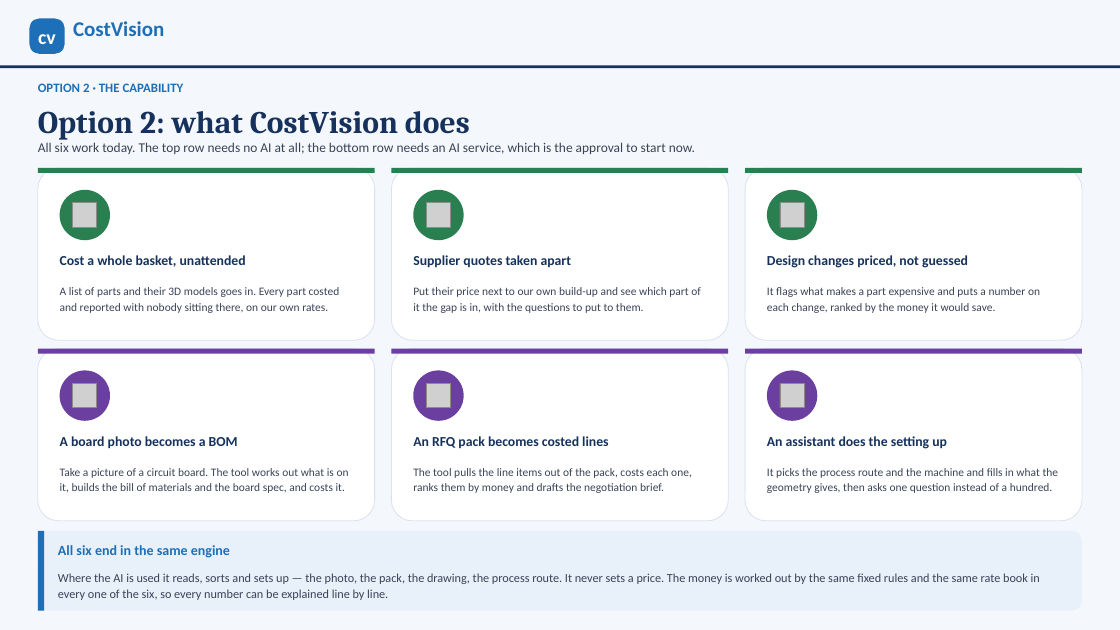
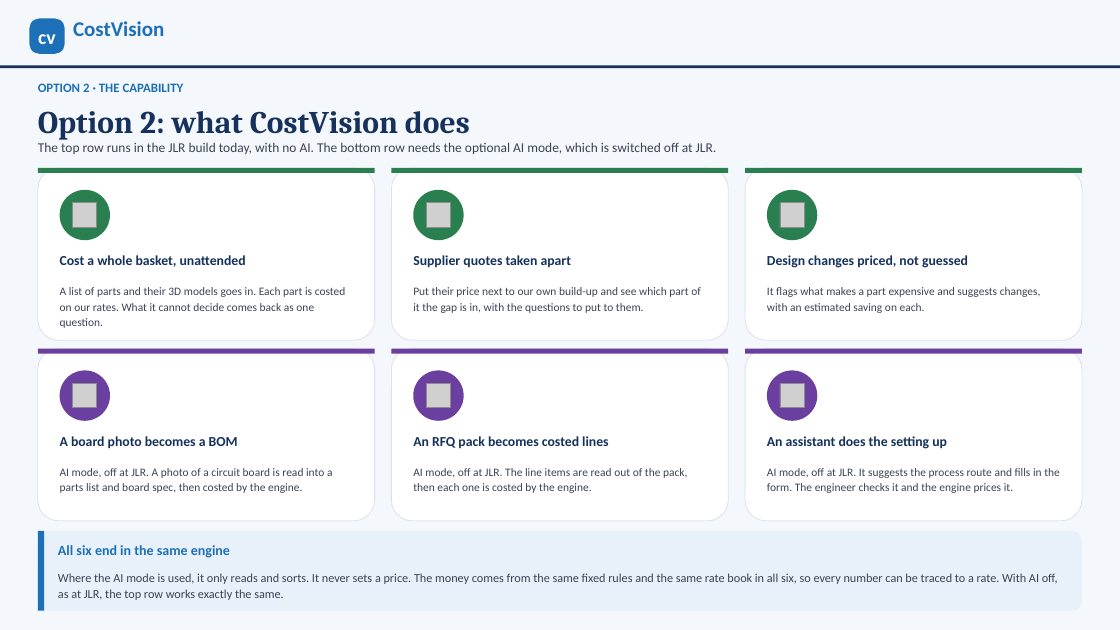
Before and after one commit to bhosaleavinash546/leamington-marathi, a slide deck: slide 3 of CostVision-CAPEE-Business-Case.pptx. Drawn at 1120x630 pixels with LibreOffice and Linux fonts; fonts in the diff are those of the drawing; grey boxes stand for pictures. Boxes give left, top, right and bottom in pixels: in the first picture for what was removed or moved away, otherwise in the second. Text is boxed around its words. In the diff, an @@ line names an element or a change of style, - is before the commit and + after.

```diff
--- a/CostVision-CAPEE-Business-Case.pptx
+++ b/CostVision-CAPEE-Business-Case.pptx
@@ text at [38, 142, 717, 154]: text changed @@
-All six work today. The top row needs no AI at all; the bottom row needs an AI service, which is the approval to start now.
+The top row runs in the JLR build today, with no AI. The bottom row needs the optional AI mode, which is switched off at JLR.
@@ text at [60, 287, 346, 328]: text changed @@
-A list of parts and their 3D models goes in. Every part costed and reported with nobody sitting there, on our own rates.
+A list of parts and their 3D models goes in. Each part is costed on our rates. What it cannot decide comes back as one question.
@@ text at [767, 287, 1041, 313]: text changed @@
-It flags what makes a part expensive and puts a number on each change, ranked by the money it would save.
+It flags what makes a part expensive and suggests changes, with an estimated saving on each.
@@ text at [60, 468, 332, 493]: text changed @@
-Take a picture of a circuit board. The tool works out what is on it, builds the bill of materials and the board spec, and costs it.
+AI mode, off at JLR. A photo of a circuit board is read into a parts list and board spec, then costed by the engine.
@@ text at [413, 468, 687, 493]: text changed @@
-The tool pulls the line items out of the pack, costs each one, ranks them by money and drafts the negotiation brief.
+AI mode, off at JLR. The line items are read out of the pack, then each one is costed by the engine.
@@ text at [767, 468, 1060, 493]: text changed @@
-It picks the process route and the machine and fills in what the geometry gives, then asks one question instead of a hundred.
+AI mode, off at JLR. It suggests the process route and fills in the form. The engineer checks it and the engine prices it.
@@ text at [58, 573, 1058, 600]: text changed @@
-Where the AI is used it reads, sorts and sets up — the photo, the pack, the drawing, the process route. It never sets a price. The money is worked out by the same fixed rules and the same rate book in every one of the six, so every number can be explained line by line.
+Where the AI mode is used, it only reads and sorts. It never sets a price. The money comes from the same fixed rules and the same rate book in all six, so every number can be traced to a rate. With AI off, as at JLR, the top row works exactly the same.
```
Also in this commit, not shown: 4 other slides changed, 3 other files.
